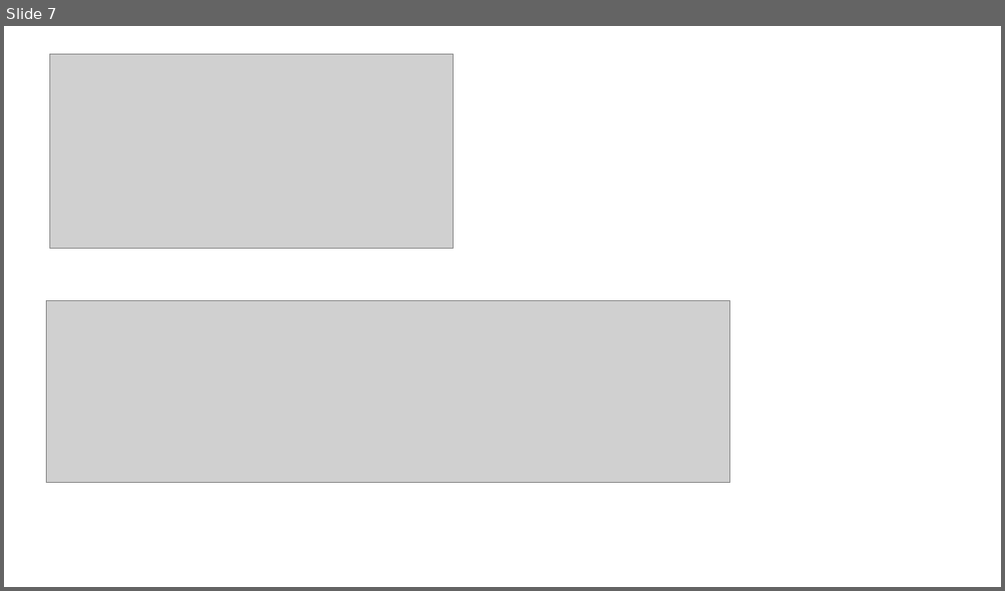
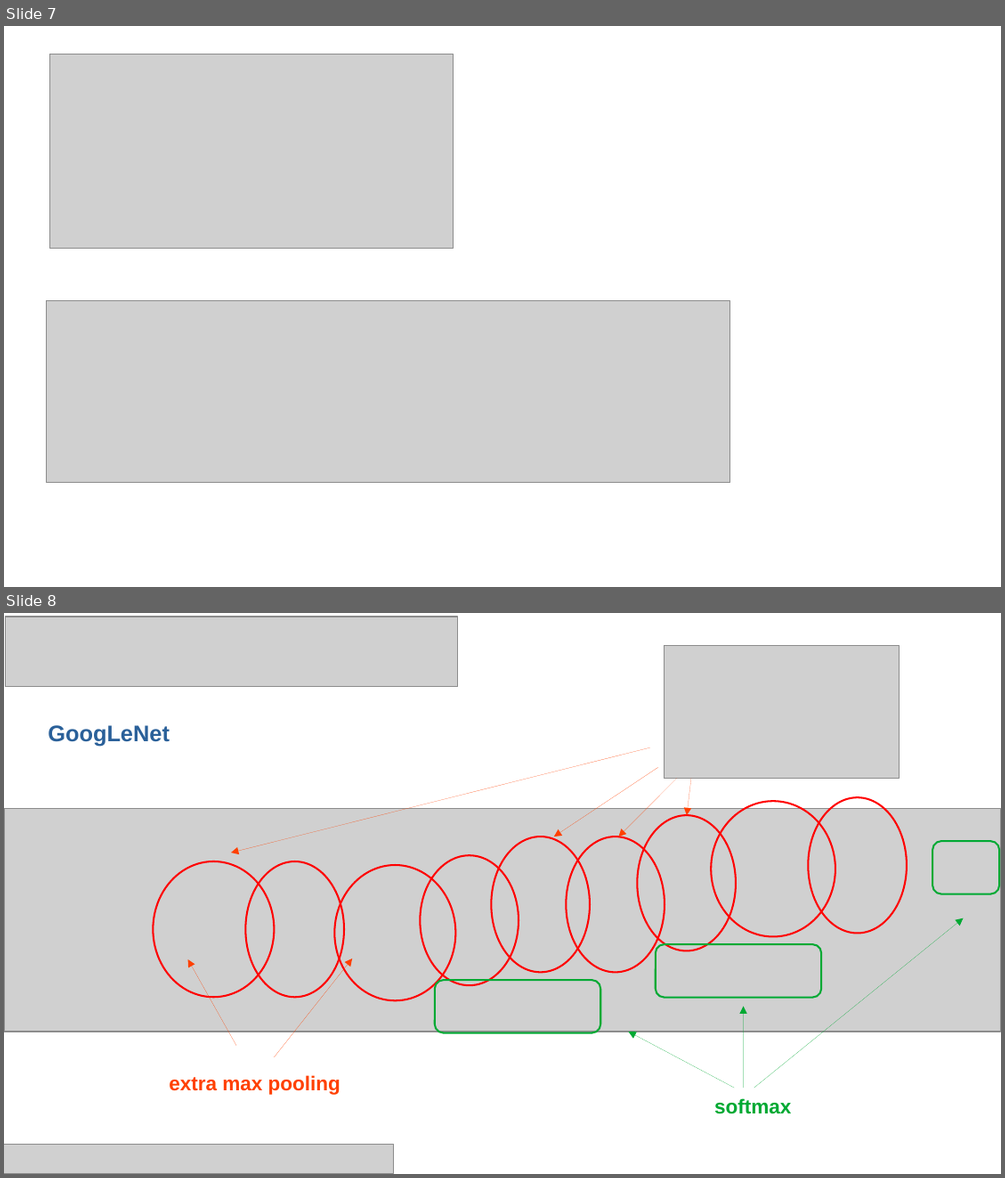
Before and after one commit to mauvaisetroupe/deep-learning-specialization-coursera, a slide deck: c4-convolutional-neural-netowrks/reorganized-demo.odp. Shown one above the other, each under a label of ours: slide 7 before the commit, slides 7 and 8 after it. The pictures are 1005x591 and 1005x1178 pixels, drawn with LibreOffice and Linux fonts; fonts in the diff are those of the drawing; grey boxes stand for pictures. Boxes give left, top, right and bottom in pixels: in the first picture for what was removed or moved away, otherwise in the second. Text is boxed around its words. In the diff, an @@ line names an element or a change of style, - is before the commit and + after.

```diff
--- a/c4-convolutional-neural-netowrks/reorganized-demo.odp
+++ b/c4-convolutional-neural-netowrks/reorganized-demo.odp
@@ slide 8 added at [4,613,1001,1174], background #FFFFFF @@
@@ picture added at [5,617,458,687] @@
@@ picture added at [663,646,898,778] @@
@@ text added at [48,725,170,746], 18 pt, text #2A6099, bold @@
+GoogLeNet
@@ arrow added from (650, 747) to (231, 852), #FF4000 0 pt @@
@@ arrow added from (658, 768) to (554, 836), #FF4000 0 pt @@
@@ arrow added from (677, 779) to (619, 836), #FF4000 0 pt @@
@@ arrow added from (691, 779) to (687, 816), #FF4000 0 pt @@
@@ ellipse added at [809,797,906,933], outline #FF0000 1.45 pt @@
@@ picture added at [4,809,1001,1032] @@
@@ ellipse added at [637,816,736,951], outline #FF0000 1.45 pt @@
@@ ellipse added at [712,801,836,937], outline #FF0000 1.45 pt @@
@@ ellipse added at [492,836,591,972], outline #FF0000 1.45 pt @@
@@ ellipse added at [566,836,664,972], outline #FF0000 1.45 pt @@
@@ rounded rectangle added at [933,841,1000,894], outline #00A933 1.45 pt @@
@@ ellipse added at [154,861,275,997], outline #FF0000 1.45 pt @@
@@ ellipse added at [245,861,344,997], outline #FF0000 1.45 pt @@
@@ ellipse added at [335,866,456,1001], outline #FF0000 1.45 pt @@
@@ ellipse added at [421,855,518,986], outline #FF0000 1.45 pt @@
@@ arrow added from (754, 1088) to (963, 918), #00A933 0 pt @@
@@ arrow added from (236, 1046) to (187, 959), #FF4000 0 pt @@
@@ arrow added from (275, 1057) to (352, 958), #FF4000 0 pt @@
@@ rounded rectangle added at [655,944,822,997], outline #00A933 1.45 pt @@
@@ rounded rectangle added at [435,981,601,1034], outline #00A933 1.45 pt @@
@@ arrow added from (743, 1088) to (743, 1006), #00A933 0 pt @@
@@ arrow added from (735, 1088) to (628, 1032), #00A933 0 pt @@
@@ text added at [169,1075,340,1094], 16 pt, text #FF4000, bold @@
+extra max pooling
@@ text added at [714,1098,791,1114], 16 pt, text #00A933, bold @@
+softmax
@@ picture added at [4,1144,394,1174] @@
```
Also in this commit, not shown: 2 other slides added, 5 other files.
